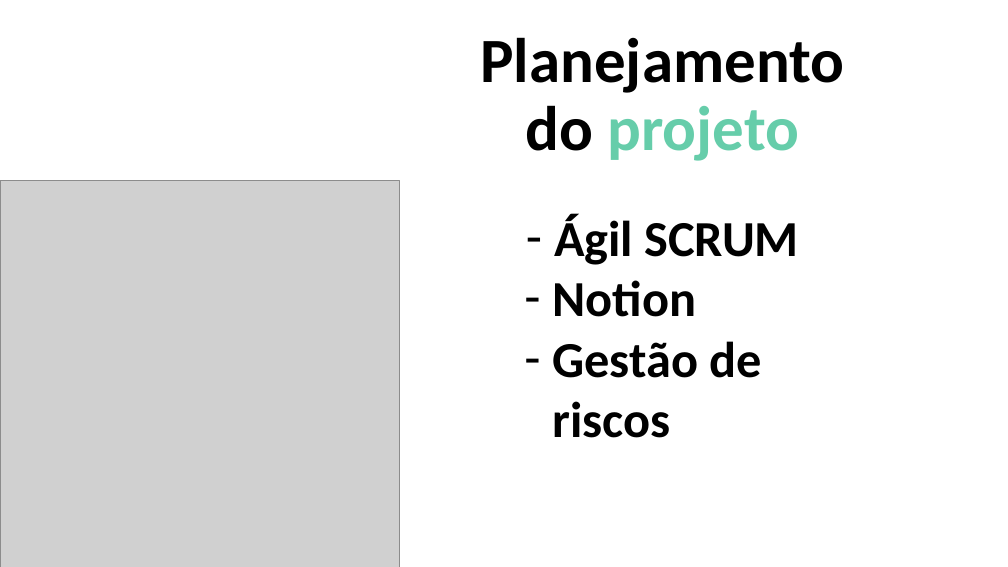
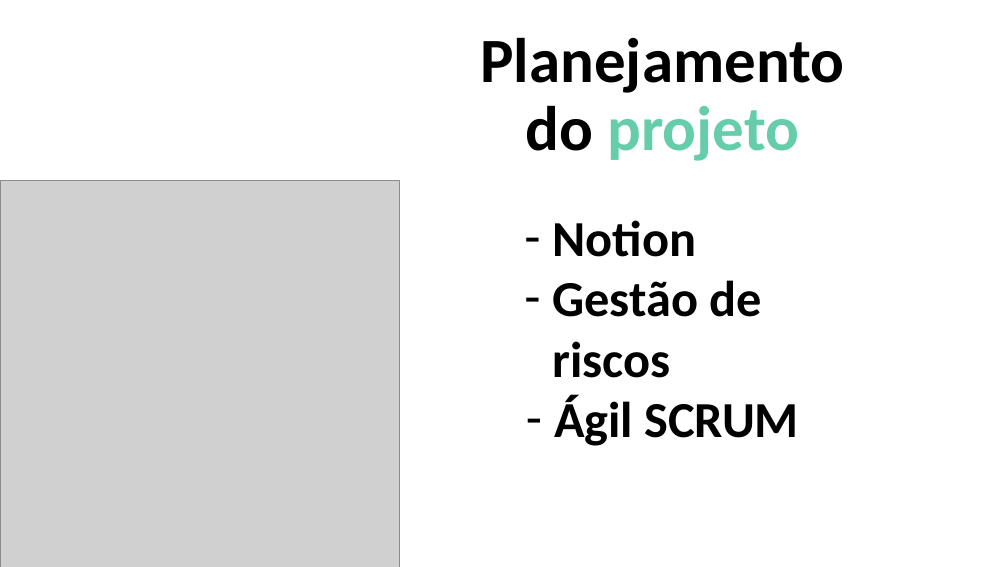
Before and after one commit to BandTec/Cyberlife, a slide deck: slide 4 of documentacao/Slide de apresentação sprint 3.pptx. Drawn at 1008x567 pixels with LibreOffice and Linux fonts; fonts in the diff are those of the drawing; grey boxes stand for pictures. Boxes give left, top, right and bottom in pixels: in the first picture for what was removed or moved away, otherwise in the second. Text is boxed around its words. In the diff, an @@ line names an element or a change of style, - is before the commit and + after.

```diff
--- a/documentacao/Slide de apresentação sprint 3.pptx
+++ b/documentacao/Slide de apresentação sprint 3.pptx
@@ text at <box>554,214,799,265</box>: paragraph removed @@
-– Ágil SCRUM
@@ text at <box>554,396,799,446</box>: paragraph added @@
+– Ágil SCRUM
```
Also in this commit, not shown: 1 slide removed, 3 other files.
